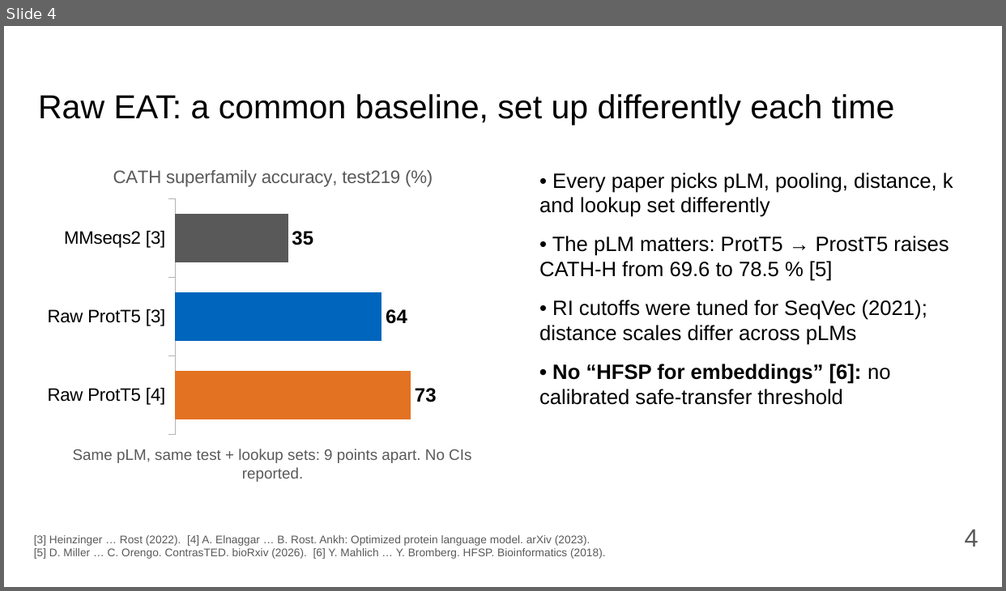
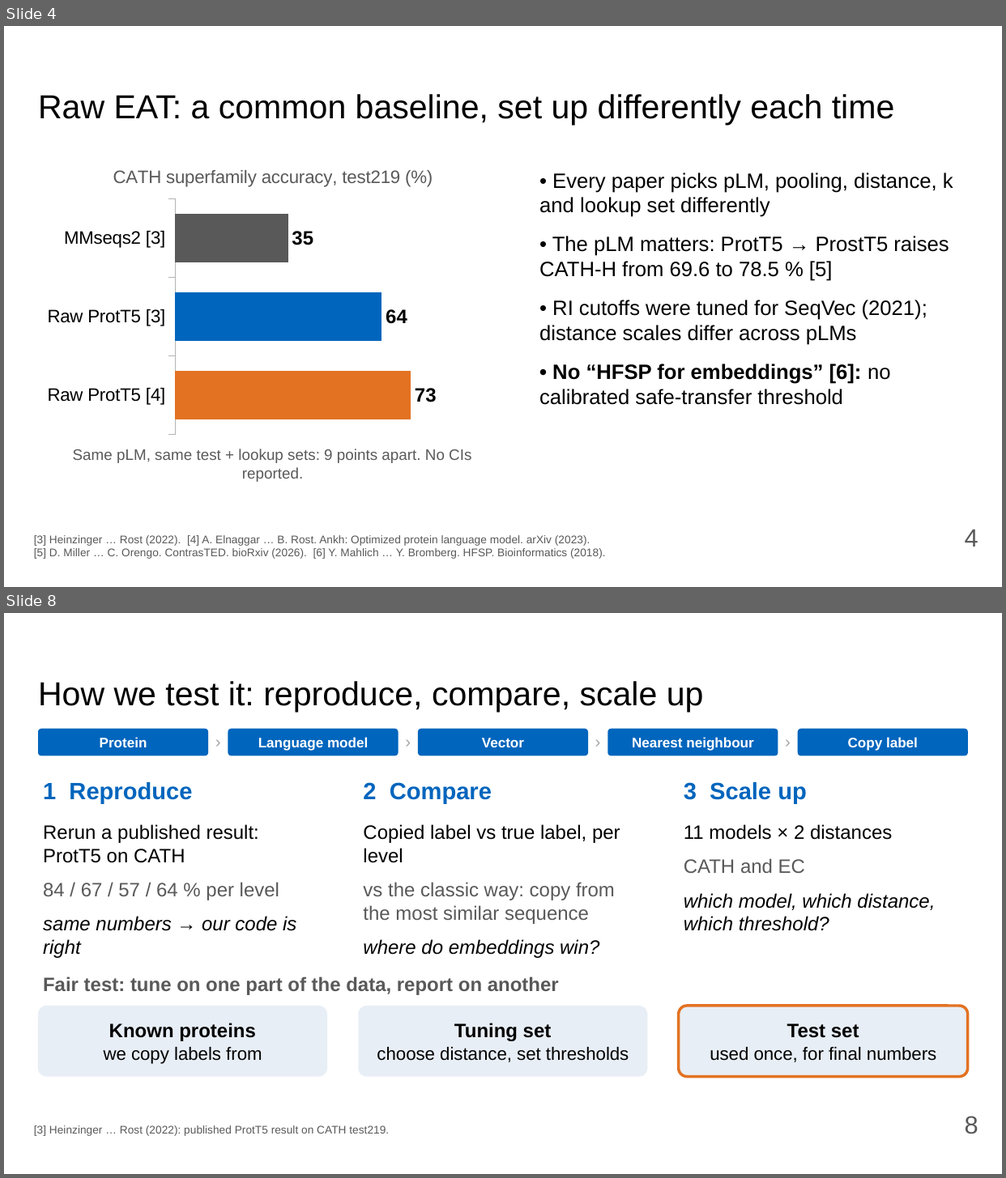
Before and after one commit to Pollysoma/protein-prediction-project-2, a slide deck: presentation/2026-11-02_pitch.pptx. Shown one above the other, each under a label of ours: slide 4 before the commit, slides 4 and 8 after it; the slides between them are not shown. The pictures are 1006x591 and 1006x1178 pixels, drawn with LibreOffice and Linux fonts; fonts in the diff are those of the drawing. Boxes give left, top, right and bottom in pixels: in the first picture for what was removed or moved away, otherwise in the second. Text is boxed around its words. In the diff, an @@ line names an element or a change of style, - is before the commit and + after.

```diff
--- a/presentation/2026-11-02_pitch.pptx
+++ b/presentation/2026-11-02_pitch.pptx
@@ slide 8 added at [4, 613, 1002, 1174], background #FFFFFF @@
@@ title added at [38, 681, 704, 713], 24 pt, text #000000 @@
+How we test it: reproduce, compare, scale up
@@ rounded rectangle added at [38, 729, 209, 756], fill #0065BD, 10 pt, text #FFFFFF, bold @@
+Protein
@@ text added at [209, 726, 228, 754], 12 pt, text #A6A6A6 @@
+›
@@ rounded rectangle added at [228, 729, 398, 756], fill #0065BD, 10 pt, text #FFFFFF, bold @@
+Language model
@@ text added at [398, 726, 418, 754], 12 pt, text #A6A6A6 @@
+›
@@ rounded rectangle added at [418, 729, 589, 756], fill #0065BD, 10 pt, text #FFFFFF, bold @@
+Vector
@@ text added at [588, 726, 607, 754], 12 pt, text #A6A6A6 @@
+›
@@ rounded rectangle added at [607, 729, 778, 756], fill #0065BD, 10 pt, text #FFFFFF, bold @@
+Nearest neighbour
@@ text added at [778, 726, 799, 754], 12 pt, text #A6A6A6 @@
+›
@@ rounded rectangle added at [797, 729, 968, 756], fill #0065BD, 10 pt, text #FFFFFF, bold @@
+Copy label
@@ text added at [43, 782, 192, 803], 17 pt, text #0065BD, bold @@
+1 Reproduce
@@ text added at [363, 782, 492, 803], 17 pt, text #0065BD, bold @@
+2 Compare
@@ text added at [684, 782, 807, 803], 17 pt, text #0065BD, bold @@
+3 Scale up
@@ text added at [43, 824, 296, 958], 14 pt, text #000000 @@
+Rerun a published result: ProtT5 on CATH
+84 / 67 / 57 / 64 % per level
+same numbers → our code is right
@@ text added at [363, 824, 620, 958], 14 pt, text #000000 @@
+Copied label vs true label, per level
+vs the classic way: copy from the most similar sequence
+where do embeddings win?
@@ text added at [684, 824, 935, 931], 14 pt, text #000000, italic @@
+11 models × 2 distances
+CATH and EC
+which model, which distance, which threshold?
@@ text added at [43, 977, 559, 995], 14 pt, text #595959, bold @@
+Fair test: tune on one part of the data, report on another
@@ rounded rectangle added at [38, 1006, 327, 1077], fill #E8EEF5, 13 pt, text #000000 @@
+Known proteins
+we copy labels from
@@ rounded rectangle added at [358, 1006, 648, 1077], fill #E8EEF5, 13 pt, text #000000 @@
+Tuning set
+choose distance, set thresholds
@@ rounded rectangle added at [679, 1006, 968, 1077], fill #E8EEF5, outline #E37222 2 pt, 13 pt, text #000000 @@
+Test set
+used once, for final numbers
@@ page number added at [965, 1116, 978, 1135], 18 pt, text #595959 @@
+8
@@ text added at [34, 1126, 389, 1136], 8 pt, text #595959 @@
+[3] Heinzinger … Rost (2022): published ProtT5 result on CATH test219.
```
Also in this commit, not shown: 1 slide changed, 4 other slides added, 7 slides removed, 1 other file.
